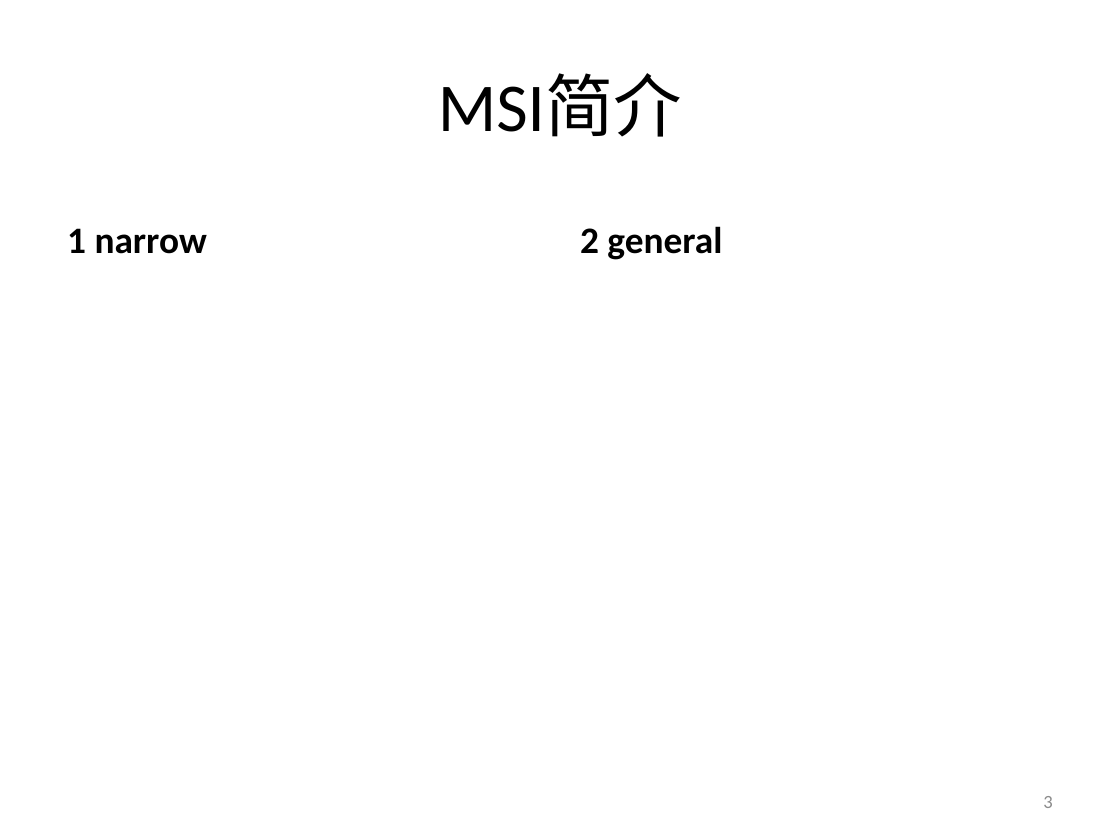
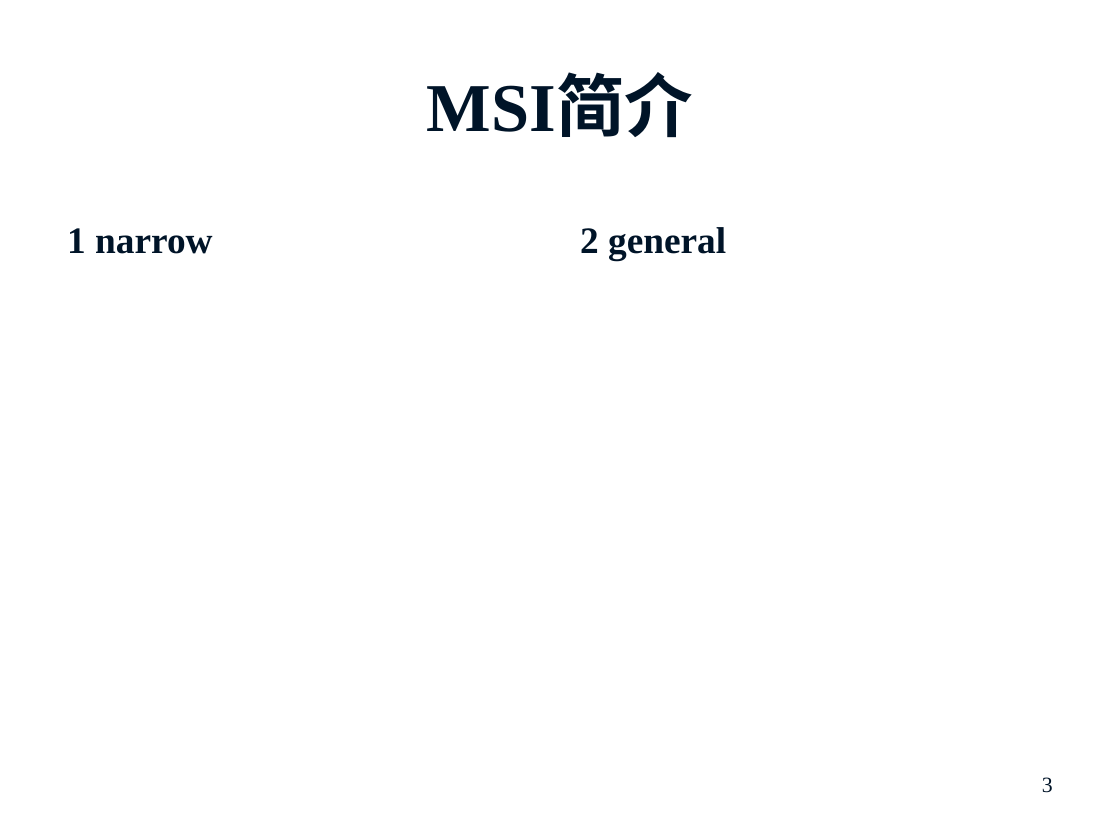
Before and after one commit to prm10/paper, a slide deck: slide 3 of presentation/模型相似度总结.pptx. Drawn at 1120x840 pixels with LibreOffice and Linux fonts; fonts in the diff are those of the drawing; grey boxes stand for pictures; background and template pictures are left out. Boxes give left, top, right and bottom in pixels: in the first picture for what was removed or moved away, otherwise in the second. Text is boxed around its words. In the diff, an @@ line names an element or a change of style, - is before the commit and + after.

```diff
--- a/presentation/模型相似度总结.pptx
+++ b/presentation/模型相似度总结.pptx
@@ title "MSI简介" at [427,77,693,138]: font Calibri to Times New Roman, text colour #000000 to #001428, bold on @@
@@ text "1 narrow" at [67,228,212,254]: font Calibri to Times New Roman, text colour #000000 to #001428 @@
@@ text "2 general" at [580,227,726,260]: font Calibri to Times New Roman, text colour #000000 to #001428 @@
@@ page number: place and size @@
-page number at [1043,796,1052,808]
+page number at [1042,777,1053,793]
@@ page number at [1042,777,1053,793]: size 12 to 14 pt, font Calibri to Times New Roman, text colour #8C8C8C to #001428; vertical alignment middle to top @@
```
Also in this commit, not shown: 3 other slides changed, 5 slides added, 1 slide removed, 2 other files.
